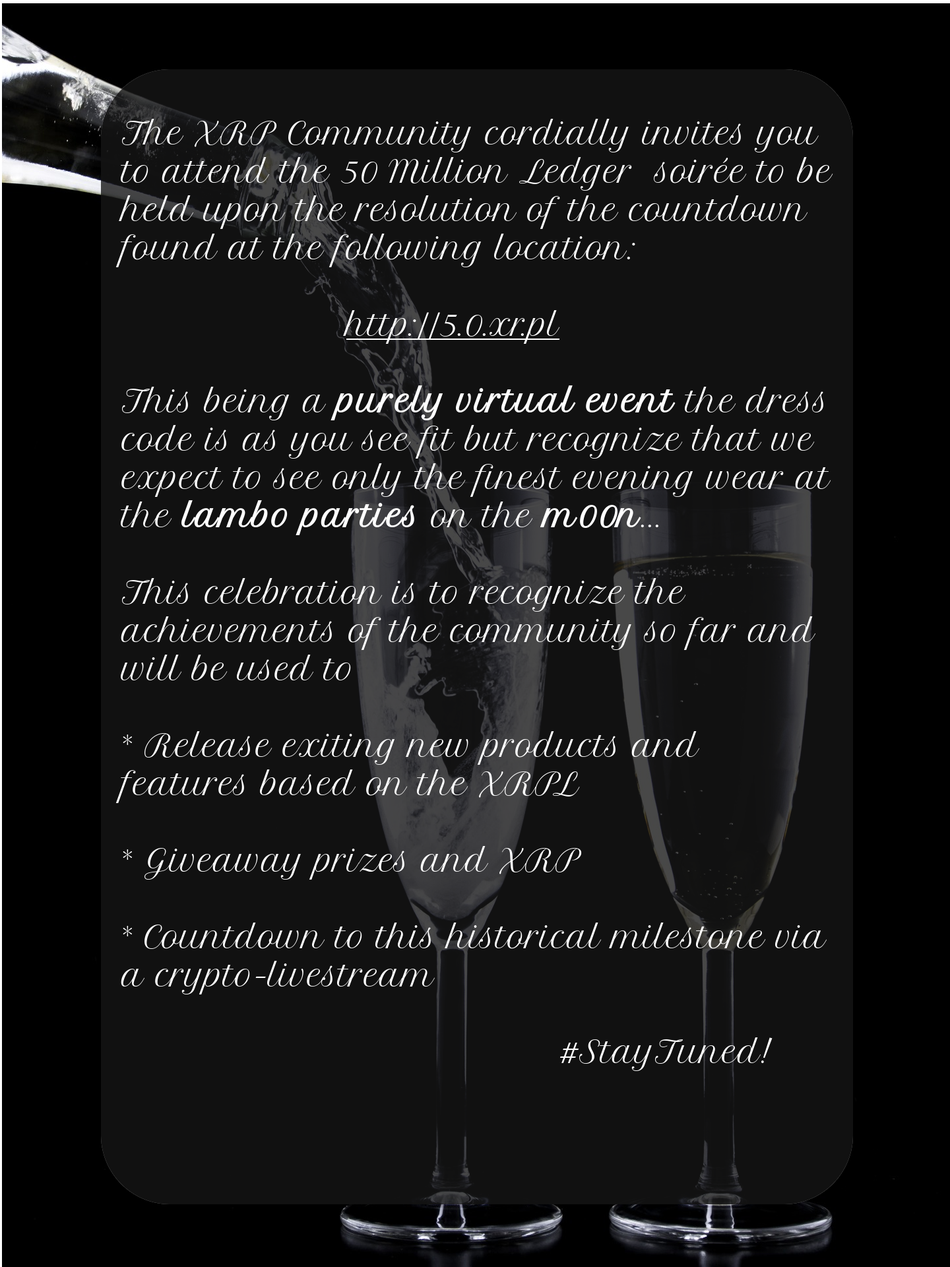
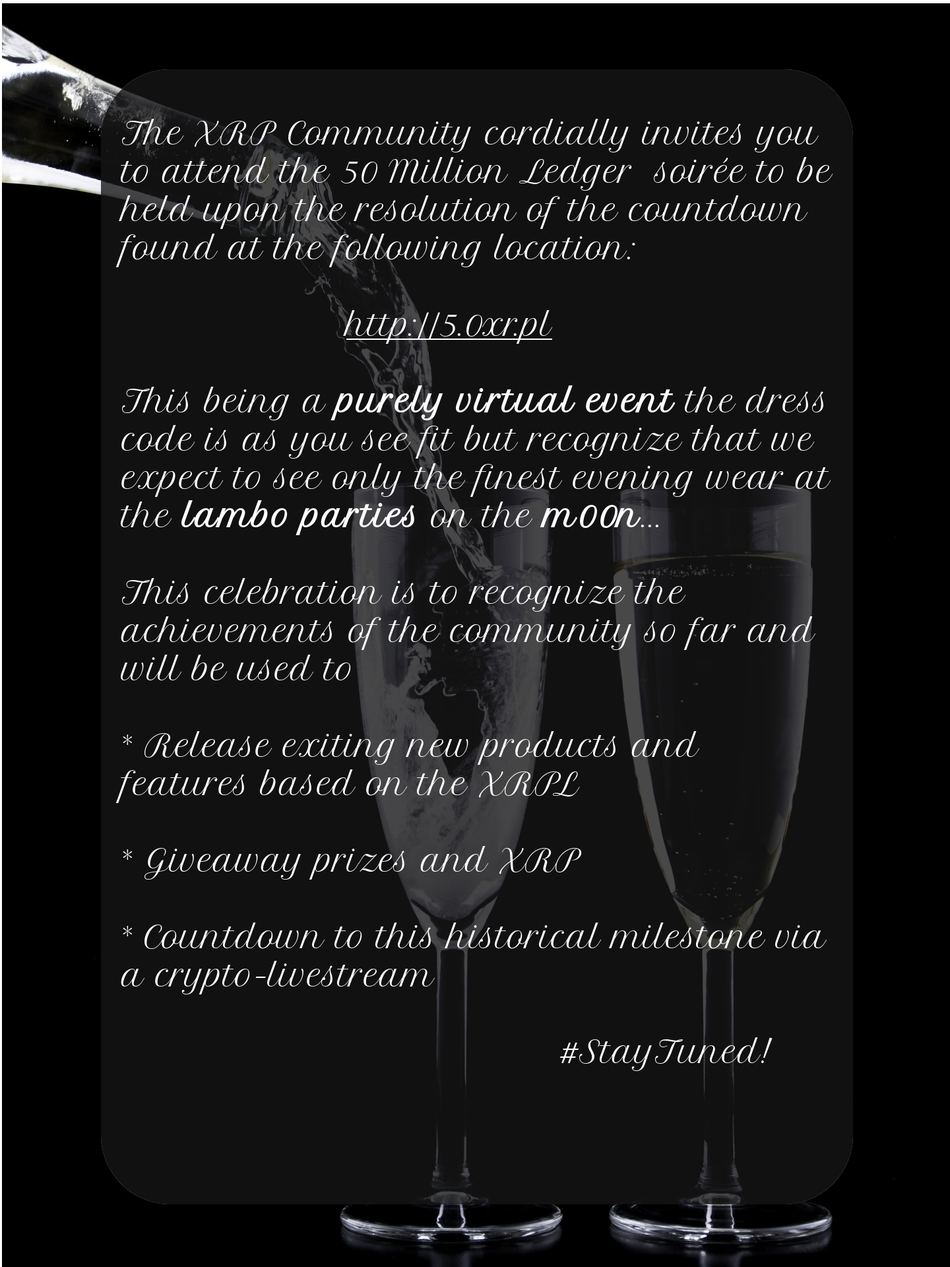
Revision of a layered 950×1267 image; what changed, layer by layer:
painted on "The XRP Community cordially in..." over (481, 310, 561, 344)
